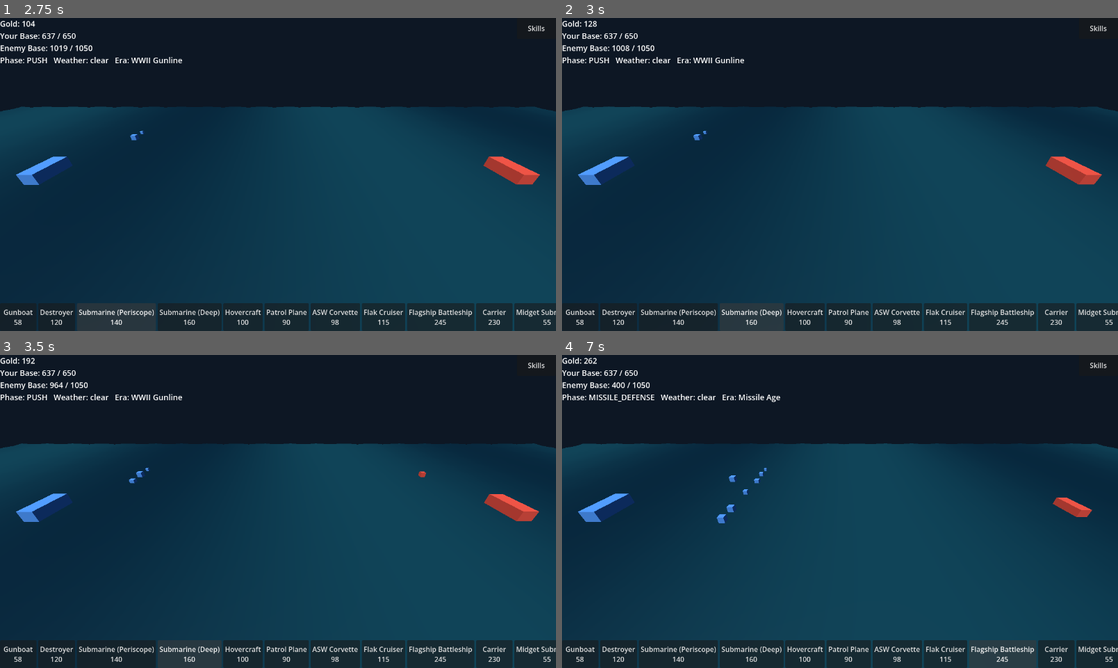
Above: before the commit, frames 1-4 (two rows, left to right).
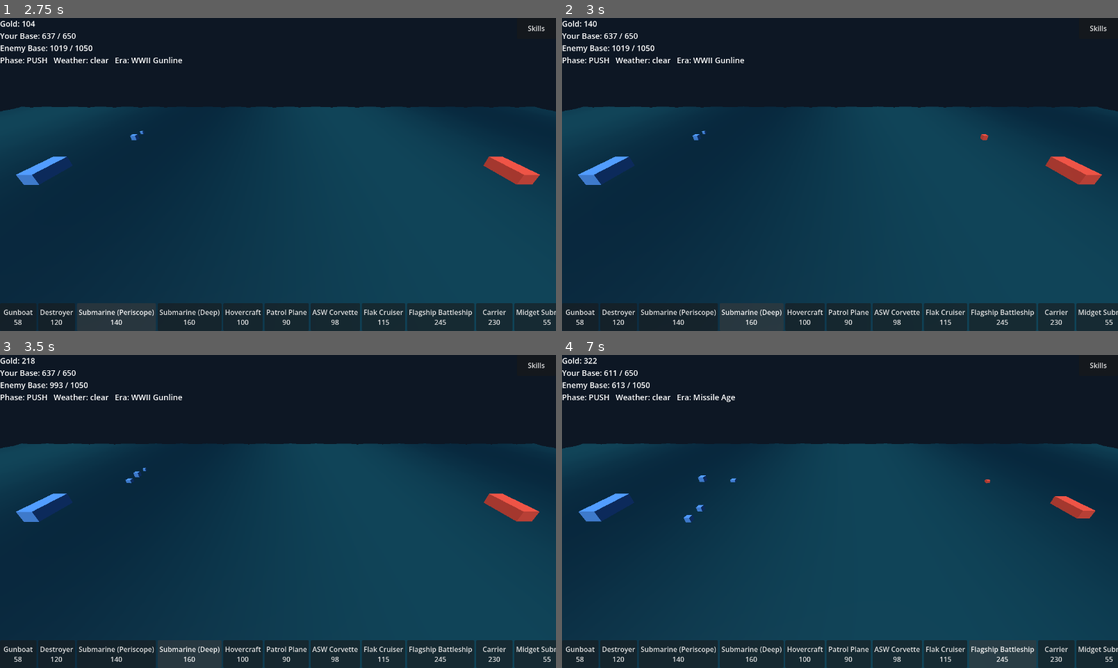
Above: after the commit, the same moments.

Repository: icomppower/iron-corridor
Game: Godot game, scene res://presentation/Main.tscn
Two runs of this game, one before a commit and one after it. Both use one fixed random seed, a clock stepped at 60 frames per second and the inputs below.
Inputs:
- Up to frame 1 (2.75 s): click "Gunboat 58" at 0.5 s; click "Destroyer 120" at 1.25 s; click "Submarine (Periscope) 140" at 2 s
- Up to frame 2 (3 s): click "Submarine (Deep) 160" at 2.75 s
- Up to frame 3 (3.5 s): no input
- Up to frame 4 (7 s): click "Hovercraft 100" at 3.5 s; click "Patrol Plane 90" at 4.25 s; click "ASW Corvette 98" at 5 s; click "Flak Cruiser 115" at 5.75 s; click "Flagship Battleship 245" at 6.5 s

Frame 1 is identical in both runs. In frame 2, 0.1% of the frame differs, in the area x 4-98%, y 0-54%; in frame 3, 0.2%; in frame 4, 0.8%, in the area x 2-96%, y 0-54%.

Commit message:
Balance pass 16: equal-throughput mono probes, de-flak eco's L4/L5 wall
Pass-15: 15/21 with monotone curve, turtle at 0.944 agg, all L1-L3
green. Remaining cluster:

- Balance2 compared unequal APM: mono probes bought 6 units/decision vs
  the strategies' 3 — a 2x spending-throughput edge that flagged
  throughput, not composition. MAX_MONO_BUYS 6 -> 3
- eco's L4 cliff is the enemy flak, not the knobs (0.99 on flak-less L3
  vs 0.39 on L4 at near-identical income/gold): L4/L5 enemy comps drop
  flak_cruiser; incomes 14.6/15.2, gold 155/175 target eco at 0.6-0.75
  as the second winner
- L1/L2 starting gold 70/135 shaves turtle's early saturation so its
  aggregate keeps margin under the cap as L4/L5 soften

Co-Authored-By: Claude Fable 5 <noreply@anthropic.com>
Claude-Session: https://claude.ai/code/session_01CdRtWNHmvePL8b9JUYqr96

Diff:
--- a/data/levels/level_01.json
+++ b/data/levels/level_01.json
@@ -43,5 +43,5 @@
     "submarine_shallow",
     "INCOME"
   ],
-  "enemy_starting_gold": 35.0
+  "enemy_starting_gold": 70.0
 }
--- a/data/levels/level_02.json
+++ b/data/levels/level_02.json
@@ -46,5 +46,5 @@
     "INCOME",
     "INSTALLMENT"
   ],
-  "enemy_starting_gold": 120.0
+  "enemy_starting_gold": 135.0
 }
--- a/data/levels/level_04.json
+++ b/data/levels/level_04.json
@@ -2,7 +2,7 @@
   "id": "level_04",
   "name": "Deepwater Blockade",
   "turn_budget": 410,
-  "enemy_income_base": 14.4,
+  "enemy_income_base": 14.6,
   "enemy_base_hp": 1650,
   "player_base_hp": 740,
   "enemy_roster": [
@@ -48,7 +48,6 @@
     "corvette_asw",
     "submarine_shallow",
     "destroyer",
-    "flak_cruiser",
     "INCOME",
     "INSTALLMENT"
   ],
--- a/data/levels/level_05.json
+++ b/data/levels/level_05.json
@@ -2,7 +2,7 @@
   "id": "level_05",
   "name": "Iron Corridor",
   "turn_budget": 420,
-  "enemy_income_base": 15.6,
+  "enemy_income_base": 15.2,
   "enemy_base_hp": 1800,
   "player_base_hp": 770,
   "enemy_roster": [
@@ -50,10 +50,9 @@
     "submarine_shallow",
     "hovercraft",
     "destroyer",
-    "flak_cruiser",
     "INCOME",
     "INSTALLMENT",
     "battleship_flagship"
   ],
-  "enemy_starting_gold": 185.0
+  "enemy_starting_gold": 175.0
 }
--- a/sim/strategies.gd
+++ b/sim/strategies.gd
@@ -3,7 +3,11 @@
 ## Scripted policies driving a side's spend decisions. Pure functions of
 ## sim state — no hidden RNG, no Node deps. Called once per decision interval.
 
-const MAX_MONO_BUYS_PER_DECISION := 6
+## Mono probes must spend at the same throughput as the scripted
+## strategies — at 6 buys/decision the mono harness had double the APM
+## ceiling and Balance2 was comparing spam-at-2x-speed against
+## strategies-at-1x, flagging throughput rather than composition.
+const MAX_MONO_BUYS_PER_DECISION := 3
 const MAX_WEIGHTED_BUYS_PER_DECISION := 3
 
 static func decide(strategy_id: String, side: Dictionary, catalog: Catalog, level: Dictionary, economy: Dictionary, tick: int) -> void:
